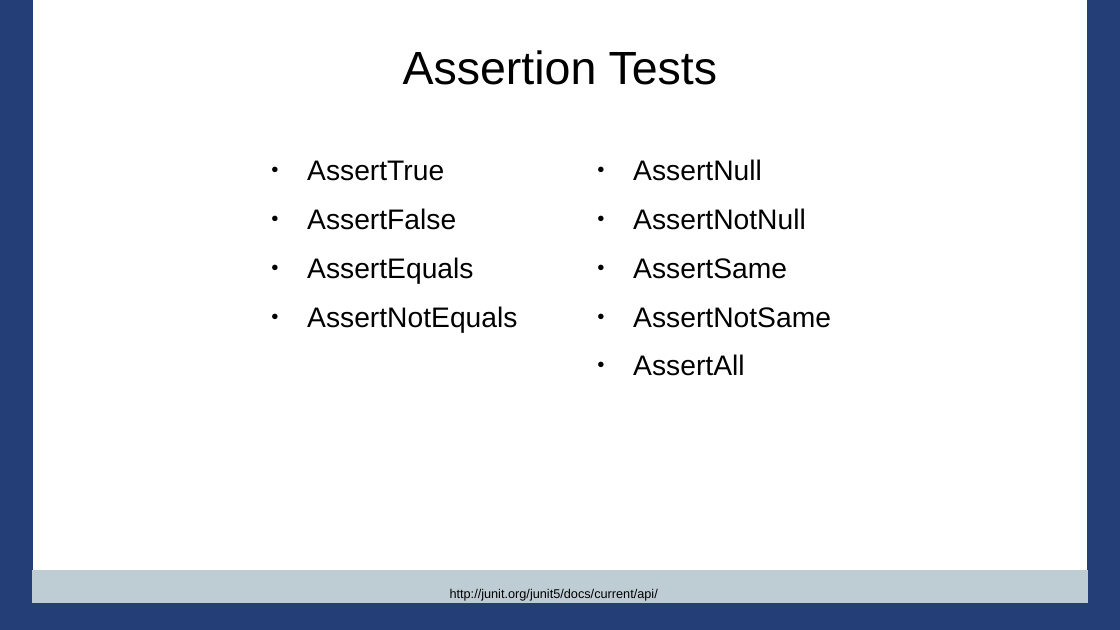
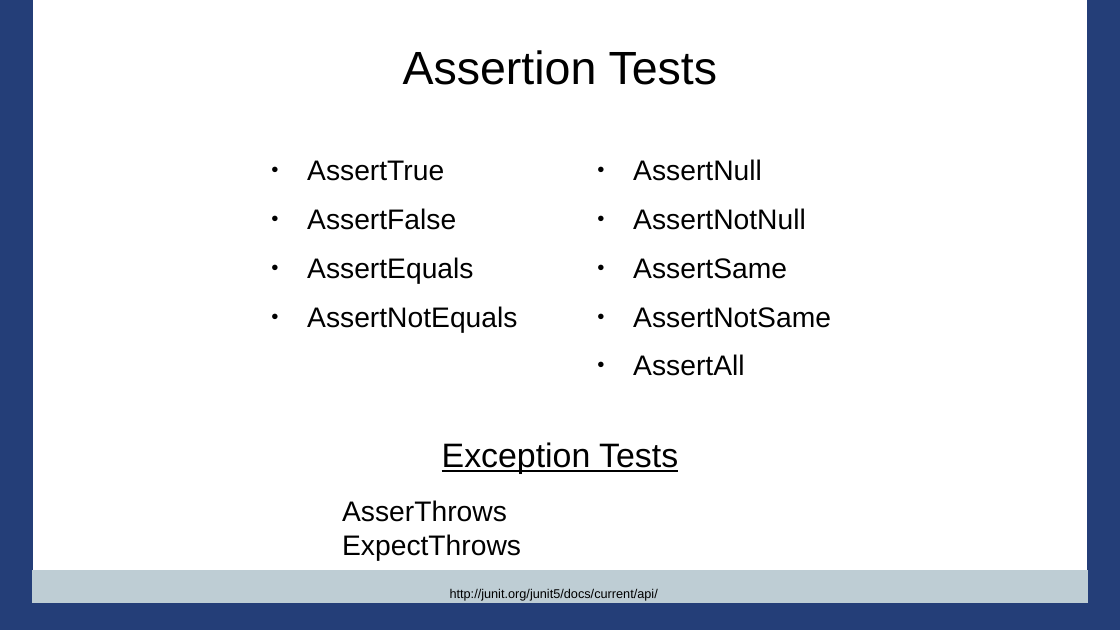
Before and after one commit to PennState/junit5-presentation, a slide deck: slide 13 of src/site/presentation/Junit5_Presentation_JavaOne_2016.odp. Drawn at 1120x630 pixels with LibreOffice and Linux fonts; fonts in the diff are those of the drawing; background and template pictures are left out. Boxes give left, top, right and bottom in pixels: in the first picture for what was removed or moved away, otherwise in the second. Text is boxed around its words. In the diff, an @@ line names an element or a change of style, - is before the commit and + after.

Commit message:
adding slides for assertion and assumption tests

```diff
--- a/src/site/presentation/Junit5_Presentation_JavaOne_2016.odp
+++ b/src/site/presentation/Junit5_Presentation_JavaOne_2016.odp
@@ title added at (x1=442, y1=442, x2=678, y2=474), 24 pt, text #000000, underline @@
+Exception Tests
@@ text added at (x1=342, y1=500, x2=521, y2=561), 20 pt, text #000000 @@
+AsserThrows ExpectThrows
```
Also in this commit, not shown: 9 other slides changed, 9 slides added, 3 slides removed, 3 other files.
